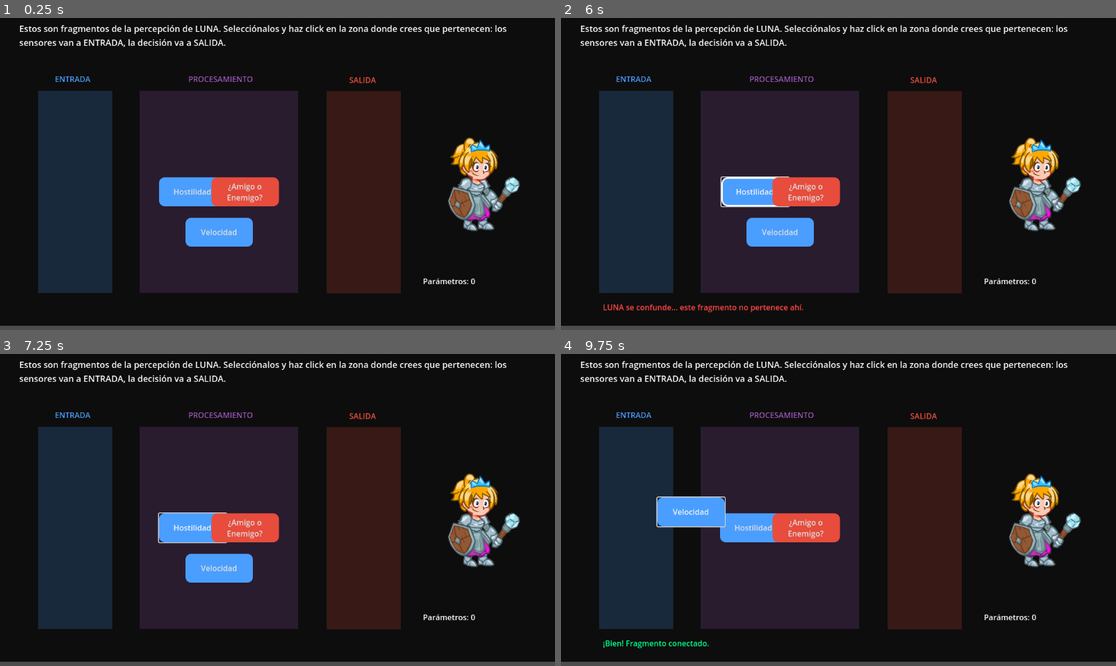
Above: before the commit, frames 1-4 (two rows, left to right).
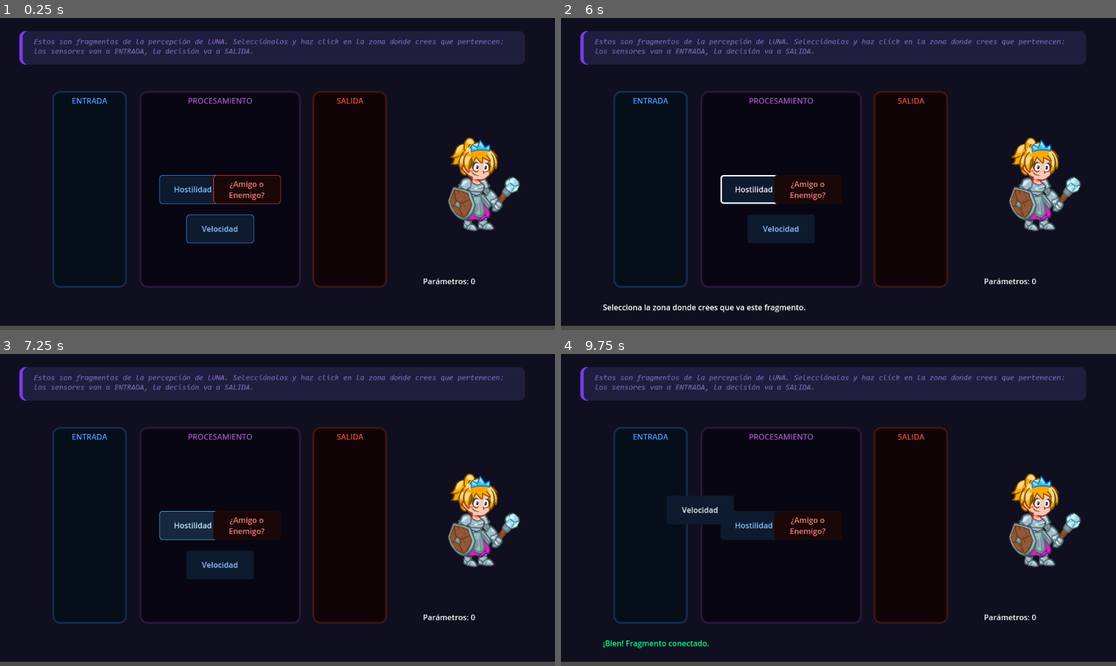
Above: after the commit, the same moments.

Repository: Darisa23/FutureTech-L.U.N.A
Game: Godot game, scene res://Scenes/arc1/module_1_layers.tscn
Same seed, same stepped clock (60 frames per second), same inputs: the game is played once before the commit and once after it. This scene is started directly instead of the project's main scene.
Inputs (mouse positions are in pixels of both pictures, inside the frame that each line leads up to):
- Up to frame 1 (0.25 s): no input
- Up to frame 2 (6 s): click "Velocidad" at 0.5 s; click "¿Amigo o Enemigo?" at 1.25 s; click "Velocidad" at 2 s; click "¿Amigo o Enemigo?" at 2.75 s; click "Velocidad" at 3.5 s; click "¿Amigo o Enemigo?" at 4.25 s; click "Hostilidad" at 5 s; move the mouse to (960, 158) at 5.77 s; click (960, 158) at 5.92 s
- Up to frame 3 (7.25 s): move the mouse to (166, 525) at 6.52 s; click (166, 525) at 6.67 s
- Up to frame 4 (9.75 s): move the mouse to (894, 441) at 7.27 s; click (894, 441) at 7.42 s; move the mouse to (810, 572) at 8.02 s; click (810, 572) at 8.17 s; tap Enter at 8.75 s; move the mouse to (1005, 556) at 8.77 s; click (1005, 556) at 8.92 s; tap Space at 9.5 s; move the mouse to (672, 463) at 9.52 s; click (672, 463) at 9.67 s

The runs differ from the first frame. In frame 1, 46% of the frame differs, in the area x 3-95%, y 2-89%; in frame 2, 46%, in the area x 3-95%, y 2-95%; in frame 3, 46%; in frame 4, 46%.

Commit message:
puliendo escena 1

Diff:
--- /dev/null
+++ b/Scenes/arc1/Extras/ZoneInput.gdshader
@@ -0,0 +1,52 @@
+shader_type canvas_item;
+
+uniform vec4 color: source_color = vec4(0.29, 0.62, 1.0, 1.0);
+uniform float scan_speed: hint_range(0.0, 2.0) = 0.4;
+uniform float line_alpha: hint_range(0.0, 0.2) = 0.03;
+uniform float line_gap: hint_range(1.0, 20.0) = 6.0;
+uniform float band_alpha: hint_range(0.0, 0.5) = 0.12;
+uniform float fresnel_alpha: hint_range(0.0, 0.5) = 0.18;
+uniform float fresnel_size: hint_range(0.01, 0.3) = 0.08;
+uniform float glitch_threshold: hint_range(0.9, 1.0) = 0.997;
+
+float random(float x) {
+    return fract(sin(x * 12.9898 + 78.233) * 43758.5453);
+}
+
+void fragment() {
+    vec2 uv = UV;
+    float W = 1.0;
+    float H = 1.0;
+
+    // Scan lines finas horizontales
+    float lineH = 0.003;
+    float gap = lineH * line_gap;
+    float cycle = mod(uv.y, lineH + gap);
+    float line = step(cycle, lineH);
+    float line_brightness = line_alpha + sin(uv.y * 20.0 + TIME) * (line_alpha * 0.5);
+    float lines = line * line_brightness;
+
+    // Banda que baja lentamente
+    float band_y = mod(TIME * scan_speed, 1.3) - 0.15;
+    float dist = abs(uv.y - band_y);
+    float band = smoothstep(0.06, 0.0, dist) * band_alpha;
+
+    // Fresnel bordes horizontales
+    float fx_left = smoothstep(fresnel_size, 0.0, uv.x) * fresnel_alpha;
+    float fx_right = smoothstep(1.0 - fresnel_size, 1.0, uv.x) * fresnel_alpha;
+    float fy_top = smoothstep(fresnel_size, 0.0, uv.y) * (fresnel_alpha * 0.7);
+    float fy_bottom = smoothstep(1.0 - fresnel_size, 1.0, uv.y) * (fresnel_alpha * 0.7);
+    float fresnel = fx_left + fx_right + fy_top + fy_bottom;
+
+    // Glitch ocasional
+    float rand_t = random(floor(TIME * 60.0));
+    float glitch = step(glitch_threshold, rand_t);
+    float glitch_y = random(floor(TIME * 30.0));
+    float glitch_line = step(abs(uv.y - glitch_y), 0.004) * glitch * 0.3;
+
+    // Combinar todo
+    float alpha = lines + band + fresnel + glitch_line;
+    alpha = clamp(alpha, 0.0, 0.9);
+
+    COLOR = vec4(color.rgb, alpha);
+}
--- a/Scenes/arc1/module_1_layers.tscn
+++ b/Scenes/arc1/module_1_layers.tscn
@@ -1,10 +1,11 @@
-[gd_scene load_steps=44 format=3 uid="uid://dou8a7vbvlcsl"]
+[gd_scene load_steps=58 format=3 uid="uid://dou8a7vbvlcsl"]
 
 [ext_resource type="Script" uid="uid://k5038t3ej1nn" path="res://Scripts/module_1_layers.gd" id="1_oes64"]
 [ext_resource type="Texture2D" uid="uid://c6ncxljl25uqt" path="res://assets/Princess/Princess-Idle_00.png" id="1_slc42"]
 [ext_resource type="Texture2D" uid="uid://b1dg5qgboitd3" path="res://assets/Princess/Princess-Idle_01.png" id="2_oes64"]
 [ext_resource type="Script" uid="uid://c4vehlw3nhb1u" path="res://Scripts/lines_layer.gd" id="2_vscxs"]
 [ext_resource type="Texture2D" uid="uid://dkb2wjkvlrfad" path="res://assets/Princess/Princess-Idle_02.png" id="3_vscxs"]
+[ext_resource type="FontFile" uid="uid://dqjkw431xrldg" path="res://assets/fonts/Consolas.ttf" id="4_ach3b"]
 [ext_resource type="Texture2D" uid="uid://bppbd1p78odeq" path="res://assets/Princess/Princess-Idle_03.png" id="4_rei56"]
 [ext_resource type="Texture2D" uid="uid://cnpt285jr54xe" path="res://assets/Princess/Princess-Idle_04.png" id="5_ach3b"]
 [ext_resource type="Texture2D" uid="uid://erdwg51mju7g" path="res://assets/Princess/Princess-Idle_05.png" id="6_2l1o6"]
@@ -43,6 +44,144 @@
 [ext_resource type="Texture2D" uid="uid://lygovy43v60a" path="res://assets/Princess/Princess-Idle_38.png" id="39_3rnvq"]
 [ext_resource type="Texture2D" uid="uid://dkvg0j8yos8mk" path="res://assets/Princess/Princess-Idle_39.png" id="40_8we1d"]
 
+[sub_resource type="StyleBoxFlat" id="StyleBoxFlat_rg0hn"]
+bg_color = Color(0.0235294, 0.054902, 0.101961, 1)
+border_width_left = 5
+border_width_top = 5
+border_width_right = 5
+border_width_bottom = 5
+border_color = Color(0.101961, 0.227451, 0.372549, 1)
+border_blend = true
+corner_radius_top_left = 15
+corner_radius_top_right = 15
+corner_radius_bottom_right = 15
+corner_radius_bottom_left = 15
+
+[sub_resource type="StyleBoxFlat" id="StyleBoxFlat_mhtvx"]
+bg_color = Color(0.0352941, 0.0235294, 0.0784314, 1)
+border_width_left = 5
+border_width_top = 5
+border_width_right = 5
+border_width_bottom = 5
+border_color = Color(0.207843, 0.121569, 0.270588, 1)
+border_blend = true
+corner_radius_top_left = 15
+corner_radius_top_right = 15
+corner_radius_bottom_right = 15
+corner_radius_bottom_left = 15
+
+[sub_resource type="ShaderMaterial" id="ShaderMaterial_2l1o6"]
+
+[sub_resource type="StyleBoxFlat" id="StyleBoxFlat_w6y2d"]
+bg_color = Color(0.0666667, 0.0156863, 0.0235294, 1)
+border_width_left = 5
+border_width_top = 5
+border_width_right = 5
+border_width_bottom = 5
+border_color = Color(0.321569, 0.101961, 0.0862745, 1)
+border_blend = true
+corner_radius_top_left = 15
+corner_radius_top_right = 15
+corner_radius_bottom_right = 15
+corner_radius_bottom_left = 15
+
+[sub_resource type="StyleBoxFlat" id="StyleBoxFlat_rei56"]
+content_margin_left = 30.0
+content_margin_top = 15.0
+content_margin_right = 0.0
+content_margin_bottom = 0.0
+bg_color = Color(0.117647, 0.121569, 0.243137, 1)
+border_width_left = 7
+border_color = Color(0.486275, 0.227451, 0.929412, 1)
+corner_radius_top_left = 13
+corner_radius_top_right = 13
+corner_radius_bottom_right = 13
+corner_radius_bottom_left = 13
+corner_detail = 20
+expand_margin_bottom = 10.0
+
+[sub_resource type="StyleBoxEmpty" id="StyleBoxEmpty_rei56"]
+
+[sub_resource type="StyleBoxFlat" id="StyleBoxFlat_ach3b"]
+bg_color = Color(0.709804, 0.6, 0.909804, 1)
+border_width_left = 2
+border_width_top = 2
+border_width_right = 2
+border_width_bottom = 2
+border_color = Color(0.592157, 0.466667, 0.862745, 1)
+border_blend = true
+corner_radius_top_left = 15
+corner_radius_top_right = 15
+corner_radius_bottom_right = 15
+corner_radius_bottom_left = 15
+
+[sub_resource type="StyleBoxFlat" id="StyleBoxFlat_2l1o6"]
+bg_color = Color(0.419608, 0.309804, 0.678431, 1)
+border_width_left = 2
+border_width_top = 2
+border_width_right = 2
+border_width_bottom = 2
+border_color = Color(0.831373, 0.745098, 1, 1)
+border_blend = true
+corner_radius_top_left = 15
+corner_radius_top_right = 15
+corner_radius_bottom_right = 15
+corner_radius_bottom_left = 15
+
+[sub_resource type="StyleBoxFlat" id="StyleBoxFlat_56xky"]
+bg_color = Color(0.592157, 0.466667, 0.862745, 1)
+border_width_left = 2
+border_width_top = 2
+border_width_right = 2
+border_width_bottom = 2
+border_color = Color(0.768627, 0.658824, 0.960784, 1)
+border_blend = true
+corner_radius_top_left = 15
+corner_radius_top_right = 15
+corner_radius_bottom_right = 15
+corner_radius_bottom_left = 15
+
+[sub_resource type="StyleBoxEmpty" id="StyleBoxEmpty_ach3b"]
+
+[sub_resource type="StyleBoxFlat" id="StyleBoxFlat_kuy2v"]
+bg_color = Color(0.227451, 0.352941, 0.556863, 1)
+border_width_left = 2
+border_width_top = 2
+border_width_right = 2
+border_width_bottom = 2
+border_color = Color(0.313726, 0.45098, 0.686275, 1)
+border_blend = true
+corner_radius_top_left = 15
+corner_radius_top_right = 15
+corner_radius_bottom_right = 15
+corner_radius_bottom_left = 15
+
+[sub_resource type="StyleBoxFlat" id="StyleBoxFlat_e1qso"]
+bg_color = Color(0.415686, 0.560784, 0.768627, 1)
+border_width_left = 2
+border_width_top = 2
+border_width_right = 2
+border_width_bottom = 2
+border_color = Color(0.607843, 0.741176, 0.909804, 1)
+border_blend = true
+corner_radius_top_left = 15
+corner_radius_top_right = 15
+corner_radius_bottom_right = 15
+corner_radius_bottom_left = 15
+
+[sub_resource type="StyleBoxFlat" id="StyleBoxFlat_bckjm"]
+bg_color = Color(0.313726, 0.45098, 0.686275, 1)
+border_width_left = 2
+border_width_top = 2
+border_width_right = 2
+border_width_bottom = 2
+border_color = Color(0.478431, 0.623529, 0.831373, 1)
+border_blend = true
+corner_radius_top_left = 15
+corner_radius_top_right = 15
+corner_radius_bottom_right = 15
+corner_radius_bottom_left = 15
+
 [sub_resource type="SpriteFrames" id="SpriteFrames_k8nki"]
 animations = [{
 "frames": [{
@@ -177,57 +316,57 @@
 [node name="Background" type="ColorRect" parent="."]
 offset_right = 1153.0
 offset_bottom = 639.0
-color = Color(0.0509804, 0.0509804, 0.0509804, 1)
+color = Color(0.0627451, 0.0588235, 0.121569, 1)
 metadata/_edit_lock_ = true
 
-[node name="ZoneInput" type="ColorRect" parent="."]
-offset_left = 79.0
-offset_top = 151.0
-offset_right = 233.0
-offset_bottom = 571.0
-color = Color(0.29, 0.621333, 1, 0.196078)
-
-[node name="ZoneHidden" type="ColorRect" parent="."]
+[node name="ZoneInput" type="Panel" parent="."]
+offset_left = 109.0
+offset_top = 152.0
+offset_right = 263.0
+offset_bottom = 560.0
+theme_override_styles/panel = SubResource("StyleBoxFlat_rg0hn")
+
+[node name="ZoneHidden" type="Panel" parent="."]
 offset_left = 290.0
-offset_top = 151.0
-offset_right = 619.0
-offset_bottom = 571.0
-color = Color(0.607405, 0.3479, 0.71, 0.196078)
-
-[node name="ZoneOutput" type="ColorRect" parent="."]
-offset_left = 678.0
 offset_top = 152.0
-offset_right = 832.0
-offset_bottom = 572.0
-color = Color(0.91, 0.30394, 0.2366, 0.196078)
+offset_right = 624.0
+offset_bottom = 560.0
+theme_override_styles/panel = SubResource("StyleBoxFlat_mhtvx")
+
+[node name="ZoneOutput" type="Panel" parent="."]
+material = SubResource("ShaderMaterial_2l1o6")
+offset_left = 649.0
+offset_top = 152.0
+offset_right = 803.0
+offset_bottom = 560.0
+theme_override_styles/panel = SubResource("StyleBoxFlat_w6y2d")
 
 [node name="ZoneIputLabel" type="Label" parent="."]
-offset_left = 79.0
-offset_top = 115.0
-offset_right = 223.0
-offset_bottom = 138.0
+offset_left = 110.0
+offset_top = 160.0
+offset_right = 262.0
+offset_bottom = 183.0
 theme_override_colors/font_color = Color(0.290196, 0.619608, 1, 1)
 text = "ENTRADA"
 horizontal_alignment = 1
 
 [node name="ZoneHiddenLabel" type="Label" parent="."]
-offset_left = 313.0
-offset_top = 115.0
-offset_right = 604.0
-offset_bottom = 138.0
+offset_left = 290.0
+offset_top = 160.0
+offset_right = 624.0
+offset_bottom = 183.0
 theme_override_colors/font_color = Color(0.607843, 0.34902, 0.713726, 1)
 text = "PROCESAMIENTO"
 horizontal_alignment = 1
 vertical_alignment = 1
 
 [node name="ZoneOutputLabel" type="Label" parent="."]
-offset_left = 688.0
-offset_top = 117.0
-offset_right = 819.0
-offset_bottom = 166.0
+offset_left = 651.0
+offset_top = 160.0
+offset_right = 803.0
+offset_bottom = 183.0
 theme_override_colors/font_color = Color(0.905882, 0.298039, 0.235294, 1)
-text = "SALIDA
-"
+text = "SALIDA"
 horizontal_alignment = 1
 vertical_alignment = 1
 
@@ -238,11 +377,15 @@
 
 [node name="DescriptionLabel" type="Label" parent="."]
 offset_left = 40.0
-offset_top = 9.0
+offset_top = 27.0
 offset_right = 1090.0
-offset_bottom = 69.0
-theme_override_colors/font_color = Color(0.973535, 0.973535, 0.973535, 1)
-theme_override_font_sizes/font_size = 18
+offset_bottom = 87.0
+theme_override_colors/font_color = Color(0.494118, 0.396078, 0.737255, 1)
+theme_override_colors/font_shadow_color = Color(1, 1, 1, 0.0431373)
+theme_override_colors/font_outline_color = Color(0.727263, 0.350024, 0.999996, 0.901961)
+theme_override_fonts/font = ExtResource("4_ach3b")
+theme_override_font_sizes/font_size = 16
+theme_override_styles/normal = SubResource("StyleBoxFlat_rei56")
 autowrap_mode = 3
 
 [node name="FeedbackLabel" type="Label" parent="."]
@@ -258,11 +401,20 @@
 offset_bottom = 565.0
 
 [node name="AddNeuronButton" type="Button" parent="."]
-offset_left = 915.0
-offset_top = 131.0
-offset_right = 1067.0
-offset_bottom = 191.0
-text = "+ Agregar neurona
+offset_left = 895.0
+offset_top = 156.0
+offset_right = 1080.0
+offset_bottom = 198.0
+theme_override_colors/font_outline_color = Color(1, 1, 1, 1)
+theme_override_colors/font_color = Color(1, 1, 1, 1)
+theme_override_constants/outline_size = 1
+theme_override_fonts/font = ExtResource("4_ach3b")
+theme_override_font_sizes/font_size = 16
+theme_override_styles/focus = SubResource("StyleBoxEmpty_rei56")
+theme_override_styles/hover = SubResource("StyleBoxFlat_ach3b")
+theme_override_styles/pressed = SubResource("StyleBoxFlat_2l1o6")
+theme_override_styles/normal = SubResource("StyleBoxFlat_56xky")
+text = "+ AGREGAR NEURONA
 "
 
 [node name="NextButton" type="Button" parent="."]
@@ -277,7 +429,15 @@
 offset_top = 476.0
 offset_right = 1078.0
 offset_bottom = 516.0
-text = "▶ Activar a LUNA"
+theme_override_colors/font_outline_color = Color(1, 1, 1, 1)
+theme_override_colors/font_color = Color(1, 1, 1, 1)
+theme_override_constants/outline_size = 1
+theme_override_fonts/font = ExtResource("4_ach3b")
+theme_override_styles/focus = SubResource("StyleBoxEmpty_ach3b")
+theme_override_styles/hover = SubResource("StyleBoxFlat_kuy2v")
+theme_override_styles/pressed = SubResource("StyleBoxFlat_e1qso")
+theme_override_styles/normal = SubResource("StyleBoxFlat_bckjm")
+text = "▶ ACTIVAR A LUNA"
 
 [node name="LunaSprite" type="AnimatedSprite2D" parent="."]
 position = Vector2(1002.88, 345.875)
--- a/Scripts/module_1_layers.gd
+++ b/Scripts/module_1_layers.gd
@@ -110,12 +110,35 @@
 		btn.position = scatter_positions[i] - FRAGMENT_SIZE / 2
 		btn.mouse_filter = Control.MOUSE_FILTER_STOP
 
-		var color = COLOR_INPUT if data["type"] == "input" else COLOR_OUTPUT
+		var is_input = data["type"] == "input"
+
+		# Estilo normal
 		var style = StyleBoxFlat.new()
-		style.bg_color = color
-		style.set_corner_radius_all(12)
+		style.bg_color = Color("#0e1a2e") if is_input else Color("#1a0808")
+		style.border_color = Color("#4a9eff") if is_input else Color("#e74c3c")
+		style.set_border_width_all(1)
+		style.set_corner_radius_all(6)
+		style.content_margin_left = 10
+		style.content_margin_right = 10
+
+		# Estilo hover
+		var style_hover = StyleBoxFlat.new()
+		style_hover.bg_color = Color("#162840") if is_input else Color("#2a1010")
+		style_hover.border_color = Color("#7dc8ff") if is_input else Color("#ff8080")
+		style_hover.set_border_width_all(1)
+		style_hover.set_corner_radius_all(6)
+		style_hover.content_margin_left = 10
+		style_hover.content_margin_right = 10
+
+		# Estilo focus vacío
+		var style_focus = StyleBoxEmpty.new()
+
 		btn.add_theme_stylebox_override("normal", style)
-		btn.add_theme_stylebox_override("hover", style)
+		btn.add_theme_stylebox_override("hover", style_hover)
+		btn.add_theme_stylebox_override("pressed", style)
+		btn.add_theme_stylebox_override("focus", style_focus)
+		btn.add_theme_color_override("font_color", Color("#7dc8ff") if is_input else Color("#ff8080"))
+		btn.add_theme_color_override("font_hover_color", Color("#c4e8ff") if is_input else Color("#ffb0b0"))
 
 		var idx = i
 		btn.pressed.connect(func(): _on_fragment_pressed(idx))
Not shown, added: Scenes/arc1/Extras/ZoneInput.gdshader.uid
Binary file added: assets/fonts/Consolas.ttf
Not shown, added: assets/fonts/Consolas.ttf.import
